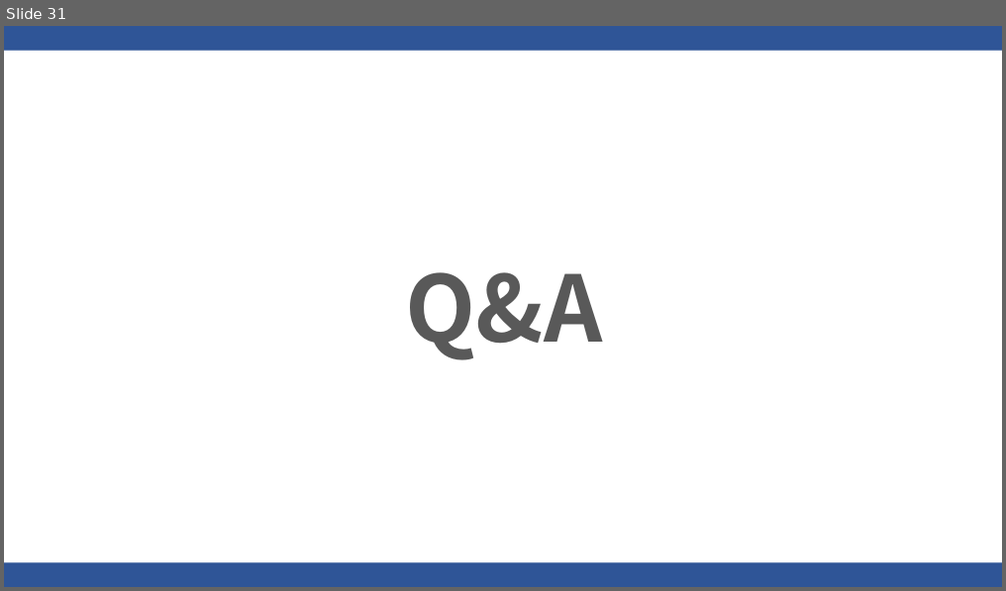
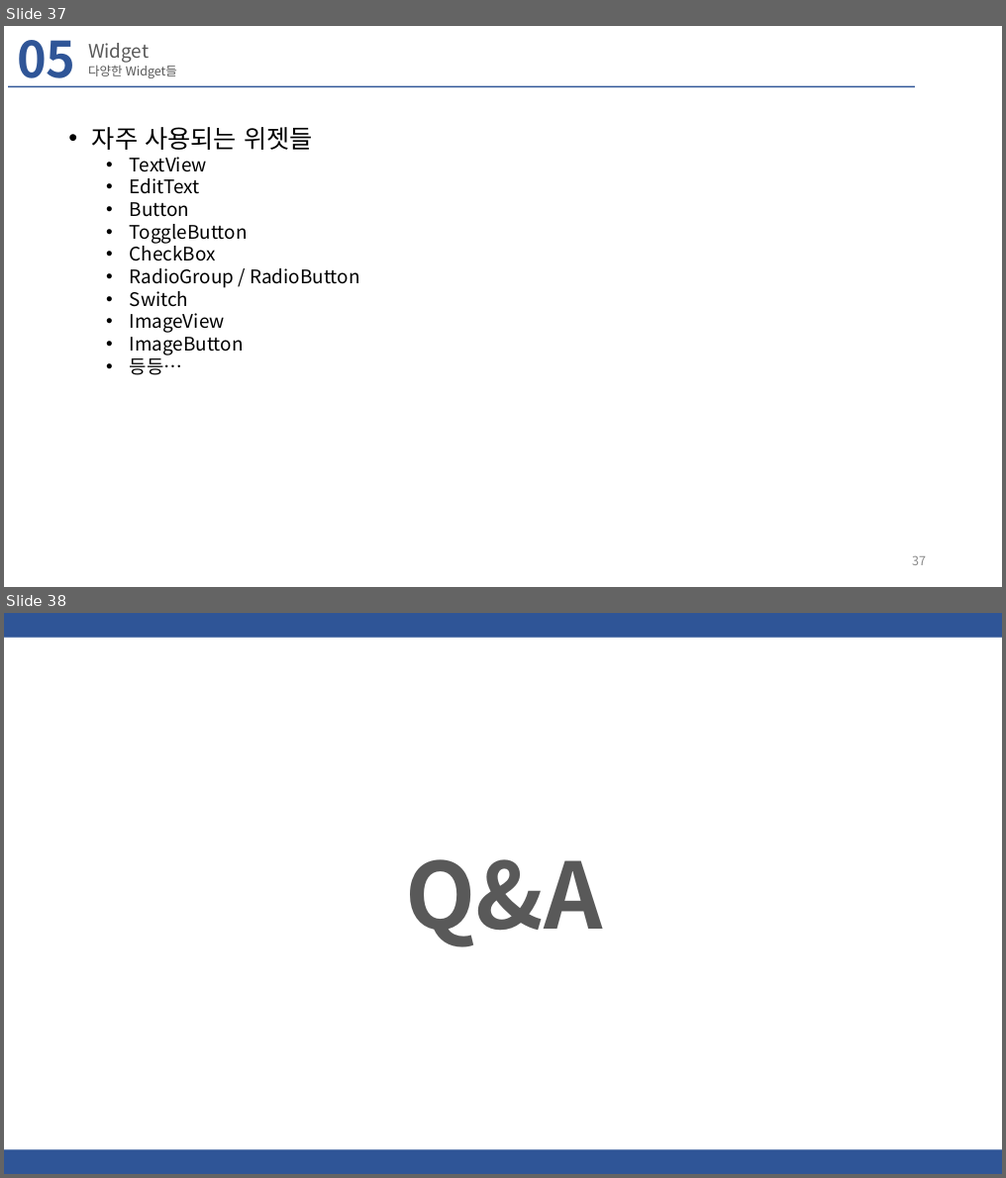
Before and after one commit to hyeonsanghwang/Lab_study, a slide deck: PPT/카메라 기반 실시간 영상처리 기능을 포함한 안드로이드 앱 개발 01.pptx. Shown one above the other, each under a label of ours: slide 31 before the commit, slides 37 and 38 after it. The pictures are 1006x591 and 1006x1178 pixels, drawn with LibreOffice and Linux fonts; fonts in the diff are those of the drawing; background and template pictures are left out. Boxes give left, top, right and bottom in pixels: in the first picture for what was removed or moved away, otherwise in the second. Text is boxed around its words. In the diff, an @@ line names an element or a change of style, - is before the commit and + after.

```diff
--- a/PPT/카메라 기반 실시간 영상처리 기능을 포함한 안드로이드 앱 개발 01.pptx
+++ b/PPT/카메라 기반 실시간 영상처리 기능을 포함한 안드로이드 앱 개발 01.pptx
@@ slide 37 added at box(4, 26, 1002, 587), background #FFFFFF @@
@@ text added at box(17, 40, 75, 87), 48 pt, text #2F5597, bold @@
+05
@@ title added at box(88, 43, 149, 63), 18 pt, text #595959 @@
+Widget
@@ text added at box(88, 65, 177, 78), 11.9 pt, text #595959 @@
+다양한 Widget들
@@ rectangle added at box(8, 85, 915, 87), fill #2F5597 @@
@@ text added at box(92, 127, 359, 375), 18 pt, text #000000 @@
+• 자주 사용되는 위젯들
+  • TextView
+  • EditText
+  • Button
+  • ToggleButton
+  • CheckBox
+  • RadioGroup / RadioButton
+  • Switch
+  • ImageView
+  • ImageButton
+  • 등등…
@@ page number added at box(912, 557, 926, 566), 12 pt, text #8C8C8C @@
+37
@@ what was slide 31 is now slide 38 @@
```
Also in this commit, not shown: 6 other slides added.
